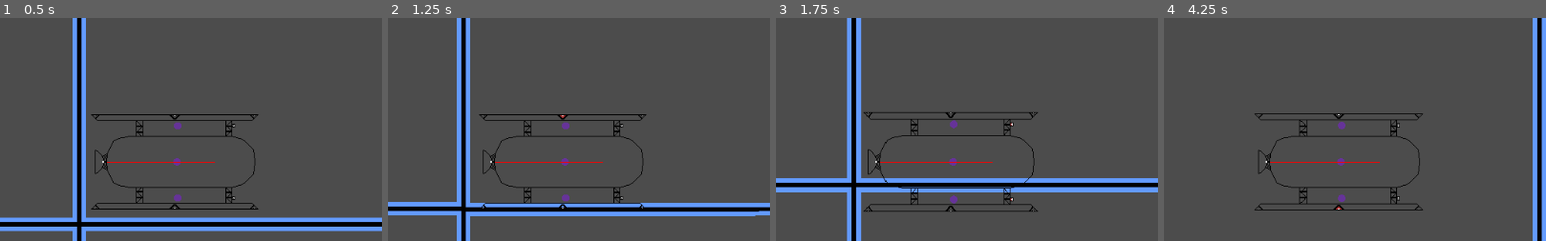
Above: before the commit, frames 1-4 (left to right).
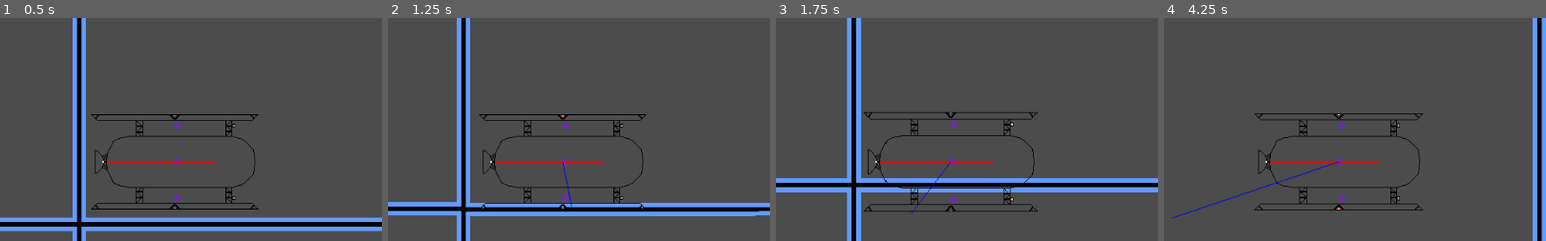
Above: after the commit, the same moments.

Repository: LottieVixen/space-game
Game: Godot game, scene res://levels/World.tscn
Two runs of this game, one before a commit and one after it. Both use one fixed random seed, a clock stepped at 60 frames per second and the inputs below.
Inputs (mouse positions are % of the whole screen's width and height, from its top left):
- Up to frame 1 (0.5 s): no input
- Up to frame 2 (1.25 s): tap Enter at 0.5 s; move the mouse to (72, 45) at 0.52 s; hold Right (right) from 0.53 s (still down); hold Middle mouse button (breakpoint_trigger) from 0.53 s (still down); click (72, 45) at 0.67 s; tap Space (jump) at 0.77 s
- Up to frame 3 (1.75 s): move the mouse to (30, 55) at 1.27 s; release Right (right) at 1.28 s; release Middle mouse button (breakpoint_trigger) at 1.28 s; hold S (reverse_thrust) from 1.28 s (still down); tap Mouse wheel up (zoom_in) at 1.35 s; tap Space (jump) at 1.52 s
- Up to frame 4 (4.25 s): move the mouse to (60, 28) at 2.02 s; release S (reverse_thrust) at 2.03 s; hold Right (right) 2.03-2.78 s; hold Mouse wheel down (zoom_out) 2.03-2.78 s; move the mouse to (45, 70) at 2.77 s; hold S (reverse_thrust) 2.78-3.53 s; tap Middle mouse button (breakpoint_trigger) at 2.85 s; click (45, 70) at 2.92 s; tap Space (jump) at 3.02, 3.77 s; move the mouse to (80, 65) at 3.52 s; hold Left (left) from 3.53 s (still down); hold Mouse wheel up (zoom_in) from 3.53 s (still down)
The pictures show only the part of the screen within x 27-77%, y 18-68%; the shares and areas given below are measured in that part.

Frame 1 is identical in both runs. In frame 2, less than 0.1% of the frame differs, in the area x 45-49%, y 64-85%; in frame 3, less than 0.1%; in frame 4, 0.3%, in the area x 2-46%, y 64-91%.

Commit message:
added some comments and more debugging draw calls

Diff:
--- a/levels/Ship_03.gd
+++ b/levels/Ship_03.gd
@@ -24,12 +24,19 @@
 var strafe_right = 0
 
 func _draw():
+	#rear thruster
 	draw_circle((thrust_force.rotated(rotation)),5,Color.rebeccapurple)
 	draw_line($Thrusters/Rear.position,($Thrusters/Rear.position + thrust_force.rotated(rotation)*50),Color.red)
+	#reverse thrusters
 	draw_circle(($Thrusters/Left/Forward.position + thrust_rev.rotated(rotation)*50),5,Color.rebeccapurple)
-	#get_node("../").add_point( to_global($Thrusters/Left/Forward.global_position + thrust_rev.rotated(rotation)) )
+	#get_node("../").add_point( to_global($Thrusters/Left/Forward.global_position + thrust_rev.rotated(rotation)))
 	draw_circle(($Thrusters/Right/Forward.position + thrust_rev.rotated(rotation)*50),5,Color.rebeccapurple)
+	#angular velocity arc
 	draw_arc(Vector2.ZERO, 10, 0, angular_velocity, 32, Color.red, 10, false)
+
+	#ship forward direction and heading
+	draw_line(Vector2.ZERO, (Vector2.ZERO + Vector2.RIGHT.rotated(rotation) * 50), Color.red)
+	draw_line(Vector2.ZERO, linear_velocity.rotated(rotation * -1), Color.blue)
 
 func _process(_delta):
 	if Input.is_action_pressed("jump"):
